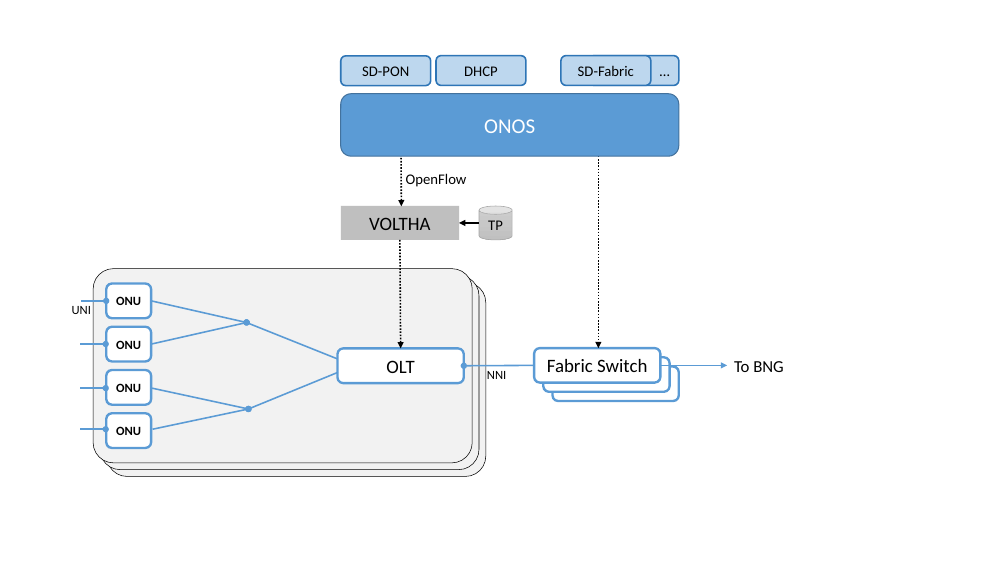
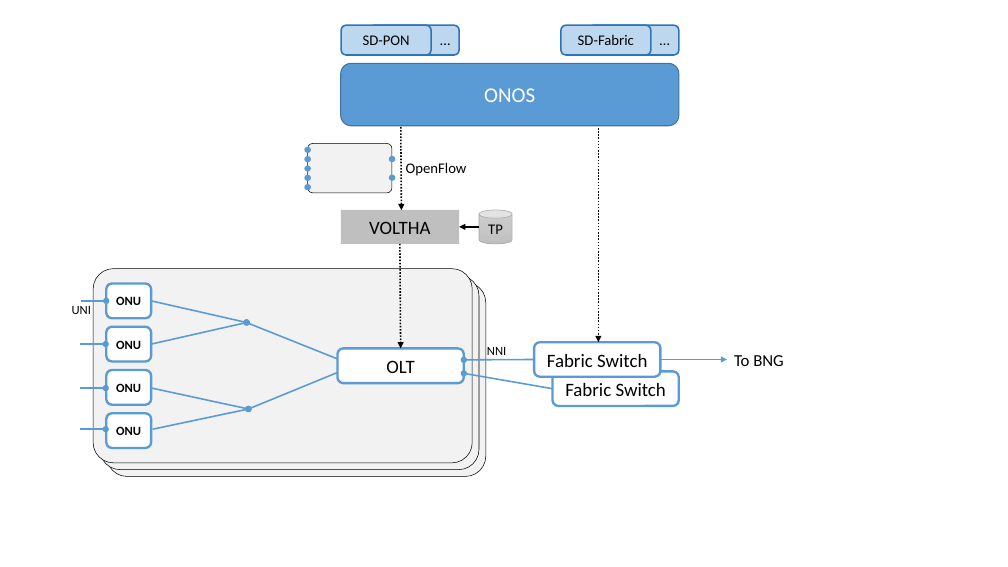
Before and after one commit to SystemsApproach/sdn, a slide deck: slide 8 of access.pptx. Drawn at 1008x567 pixels with LibreOffice and Linux fonts; fonts in the diff are those of the drawing. Boxes give left, top, right and bottom in pixels: in the first picture for what was removed or moved away, otherwise in the second. Text is boxed around its words. In the diff, an @@ line names an element or a change of style, - is before the commit and + after.

```diff
--- a/access.pptx
+++ b/access.pptx
@@ 4 rounded rectangles: place and size @@
-4 rounded rectangles at <box>341,56,679,157</box>
+4 rounded rectangles at <box>341,25,679,126</box>
@@ rounded rectangle added at <box>369,25,459,54</box>, fill #BDD7EE, outline #2E75B6 1.5 pt, 14 pt, text #000000 @@
+…
@@ rounded rectangle removed at <box>436,56,526,85</box> @@
-DHCP
@@ 2 arrows, 1 rounded rectangle, 1 rectangle, 1 cylinder: place and size @@
-2 arrows, 1 rounded rectangle, 1 rectangle, 1 cylinder at <box>341,98,679,402</box>
+2 arrows, 1 rounded rectangle, 1 rectangle, 1 cylinder at <box>341,102,679,406</box>
@@ group added at <box>305,144,395,193</box>: 7 ellipses, 1 rounded rectangle @@
@@ text "OpenFlow": place and size @@
-text "OpenFlow" at <box>406,173,467,187</box>
+text "OpenFlow" at <box>406,162,467,176</box>
@@ arrow moved from (400, 240) - (401, 349) to (400, 244) - (401, 349) @@
@@ text "NNI": place and size @@
-text "NNI" at <box>487,371,506,379</box>
+text "NNI" at <box>487,347,506,355</box>
@@ rounded rectangle removed at <box>544,358,670,392</box> @@
-Fabric Switch
@@ 3 arrows, 1 rounded rectangle, 1 text: place and size @@
-3 arrows, 1 rounded rectangle, 1 text at <box>464,118,784,383</box>
+3 arrows, 1 rounded rectangle, 1 text at <box>464,112,784,377</box>
@@ arrow added from (553, 389) to (464, 374), #5B9BD5 1.5 pt @@
```
Also in this commit, not shown: 2 other files.
